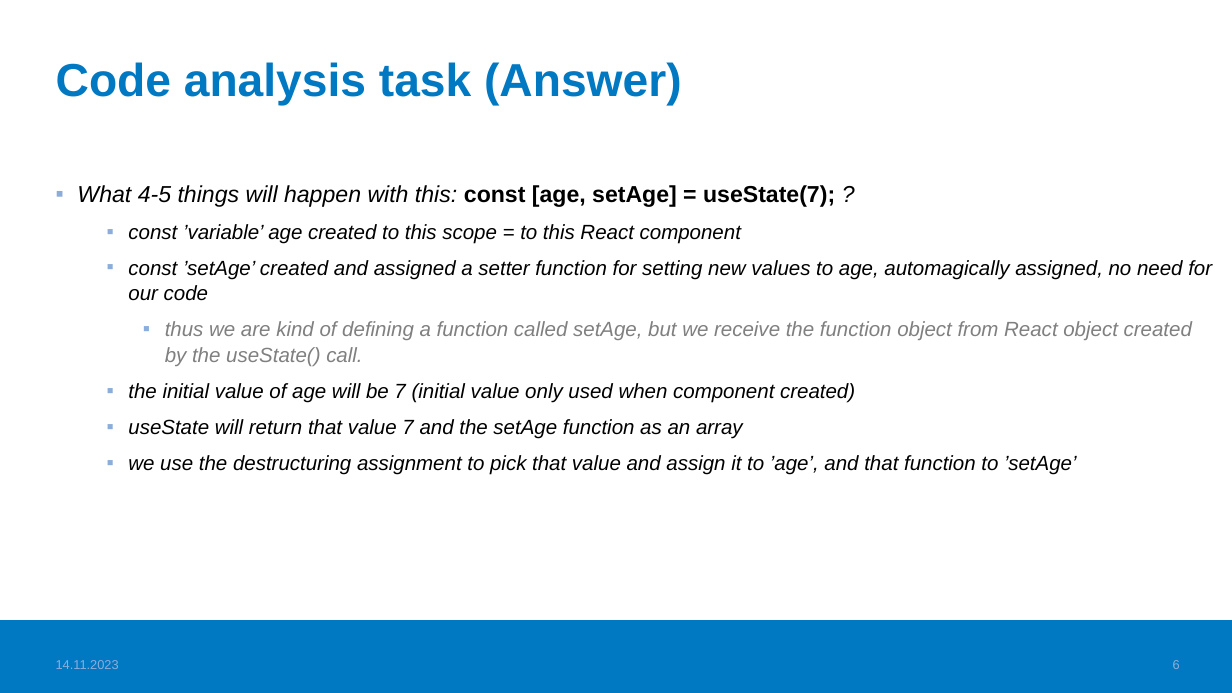
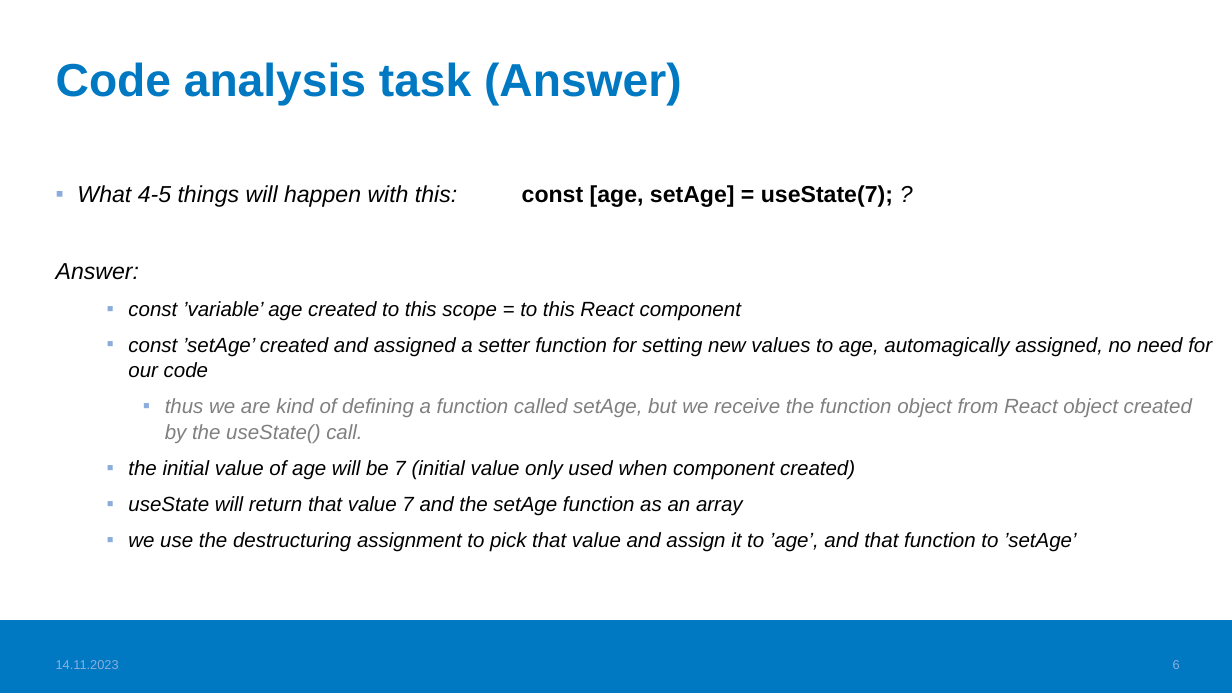
Before and after one commit to valju/docs_frontend_design, a slide deck: slide 6 of FrontendStuff_ForExam.pptx. Drawn at 1232x693 pixels with LibreOffice and Linux fonts; fonts in the diff are those of the drawing; background and template pictures are left out. Boxes give left, top, right and bottom in pixels: in the first picture for what was removed or moved away, otherwise in the second. Text is boxed around its words. In the diff, an @@ line names an element or a change of style, - is before the commit and + after.

```diff
--- a/FrontendStuff_ForExam.pptx
+++ b/FrontendStuff_ForExam.pptx
@@ text at [56, 263, 139, 280]: paragraph added @@
+Answer:
```
Also in this commit, not shown: 8 other slides changed, 1 other file.
